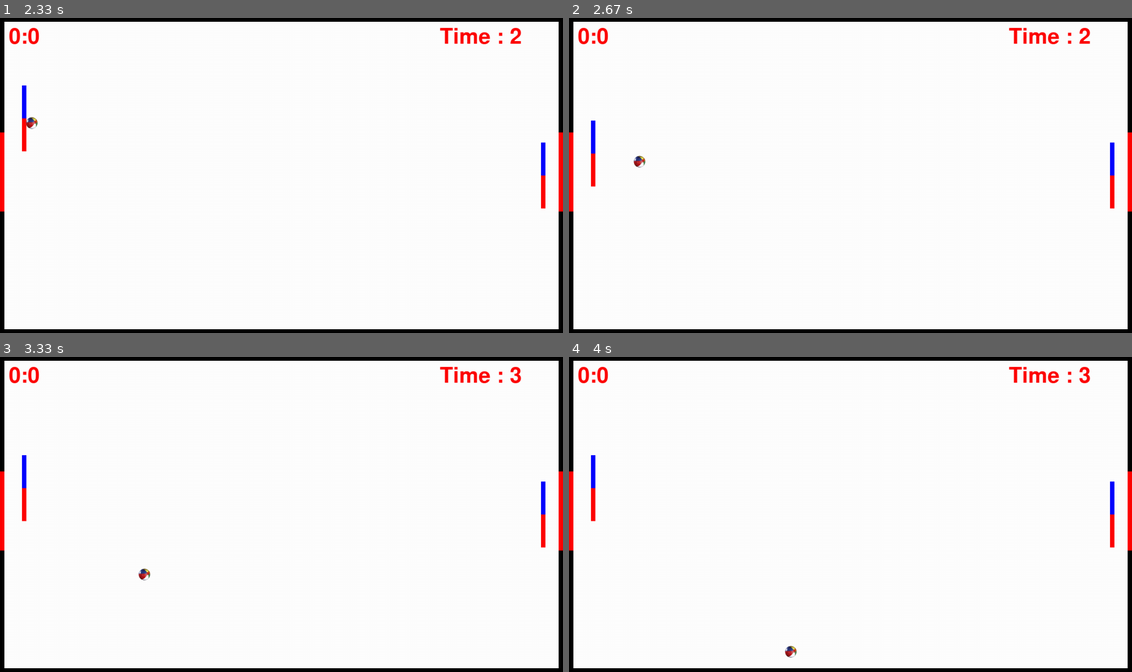
Above: before the commit, frames 1-4 (two rows, left to right).
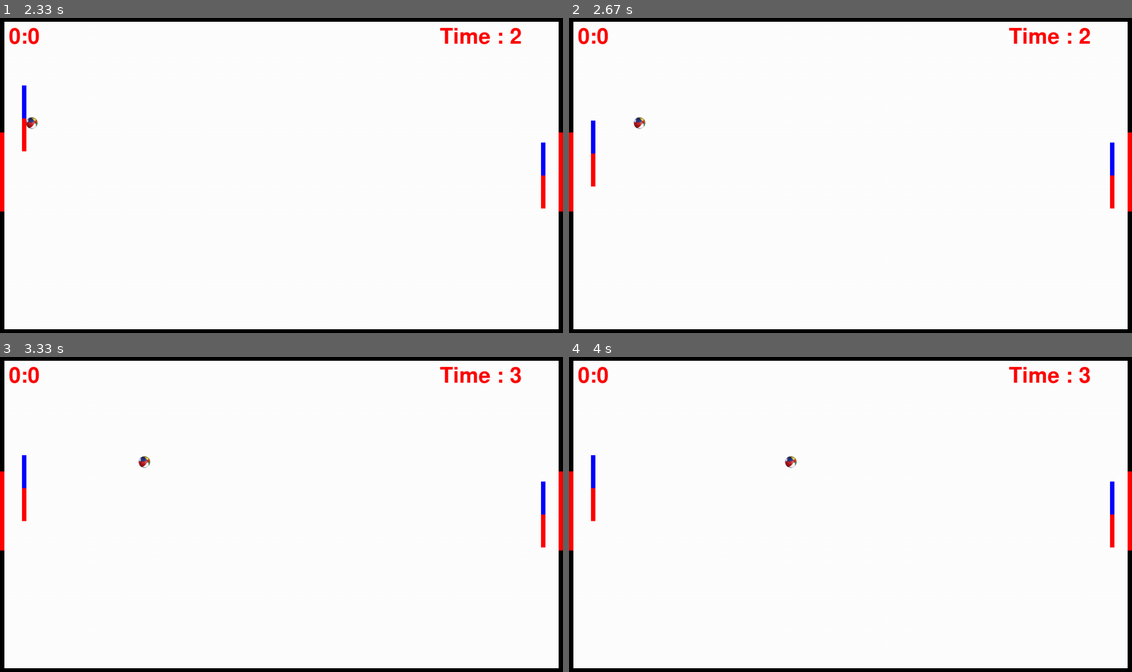
Above: after the commit, the same moments.

Repository: ZorraZabb/pyponggame
Game: pygame game, started from PowerPong.py
Same seed, same stepped clock (60 frames per second), same inputs: the game is played once before the commit and once after it.
Inputs:
- Up to frame 1 (2.33 s): hold W 0.33-0.8 s; hold S 0.83-1.13 s; hold W 1.17-1.53 s; hold S 1.57-1.93 s; hold W 1.97-2.27 s; hold S from 2.3 s (still down)
- Up to frame 2 (2.67 s): release S at 2.6 s; hold W from 2.63 s (still down)
- Up to frame 3 (3.33 s): release W at 3 s; hold S from 3.03 s (still down)
- Up to frame 4 (4 s): release S at 3.4 s; hold W 3.43-3.73 s; hold S from 3.77 s (still down)

Frame 1 is identical in both runs. In frame 2, 0.1% of the frame differs, in the area x 11-14%, y 31-48%; in frame 3, 0.1%; in frame 4, 0.1%, in the area x 38-41%, y 31-96%.

Commit message:
So bad code help

Diff:
--- a/PowerPong.py
+++ b/PowerPong.py
@@ -90,10 +90,12 @@
         global scoreLeft, scoreRight
         if pygame.sprite.collide_rect(self, leftTopPaddle) and (self.xStep < 0):
             # hit left paddle and going left
+            self.xStep, self.yStep = self.randomSteps()
             self.xStep = -self.xStep    # change direction
 
         elif pygame.sprite.collide_rect(self, rightTopPaddle) and (self.xStep > 0):
             # hit right paddle and going right
+            self.xStep, self.yStep = self.randomSteps()
             self.xStep = -self.xStep    # change direction
 
 
@@ -101,10 +103,13 @@
         if pygame.sprite.collide_rect(self, leftBottomPaddle) and (self.xStep < 0):
             # hit left paddle and going left
             self.xStep = -self.xStep    # change direction
+            self.yStep = 0
+
 
         elif pygame.sprite.collide_rect(self, rightBottomPaddle) and (self.xStep > 0):
             # hit right paddle and going right
             self.xStep = -self.xStep
+            self.yStep = 0
 
         if pygame.sprite.spritecollideany(self, horizWalls):
             # change y-step direction at top and bottom sides
@@ -172,7 +177,7 @@
 center_right = BlockSprite(0, scrHeight / 2.75, WALL_SIZE, scrHeight / 4, RED)
 center_left = BlockSprite(scrWidth-WALL_SIZE, scrHeight / 2.75, WALL_SIZE, scrHeight / 4, RED)
 
-#?(6) separate the paddle to top and bottom
+#?(4) separate the paddle to top and bottom
 #? 285 comes from (scrHeight - leftTopPaddle's Position - leftTopPaddle's Height)
 leftTopPaddle = TopPaddle(50, (scrHeight/2),10,75,BLUE)
 leftBottomPaddle = BottomPaddle(50, (scrHeight-285),10,75,RED)
--- a/beachBounce.py
+++ b/beachBounce.py
@@ -45,8 +45,10 @@
         if event.type == KEYDOWN:
             if event.key == K_x:
                 xStep = -xStep
+                #! x will reverse the way it moves, if pressed x
             if event.key == K_y:
                 yStep = -yStep
+                #! y will reverse the way it moves, if pressed y
 
     # update game state
     #? change x position, if the ball moves to the right edge of windows
--- /dev/null
+++ b/tempCodeRunnerFile.py
@@ -0,0 +1 @@
+self.xStep
Binary file added: BeachBounce.png
Not shown, changed: .gitignore
